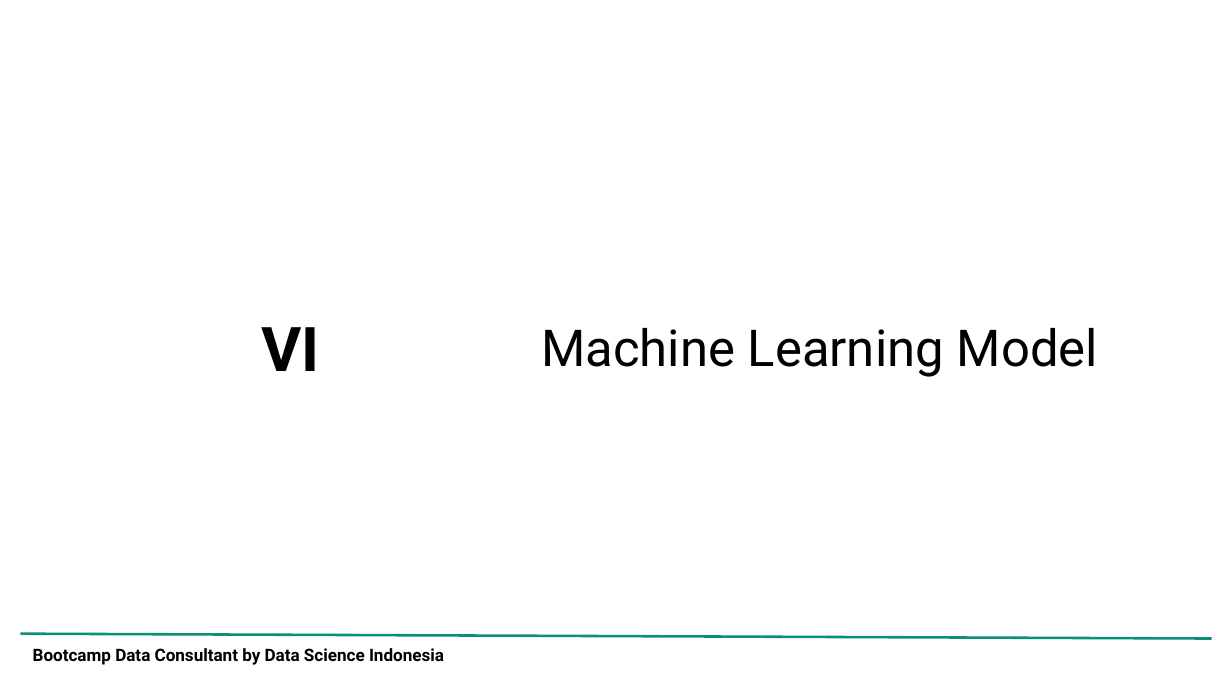
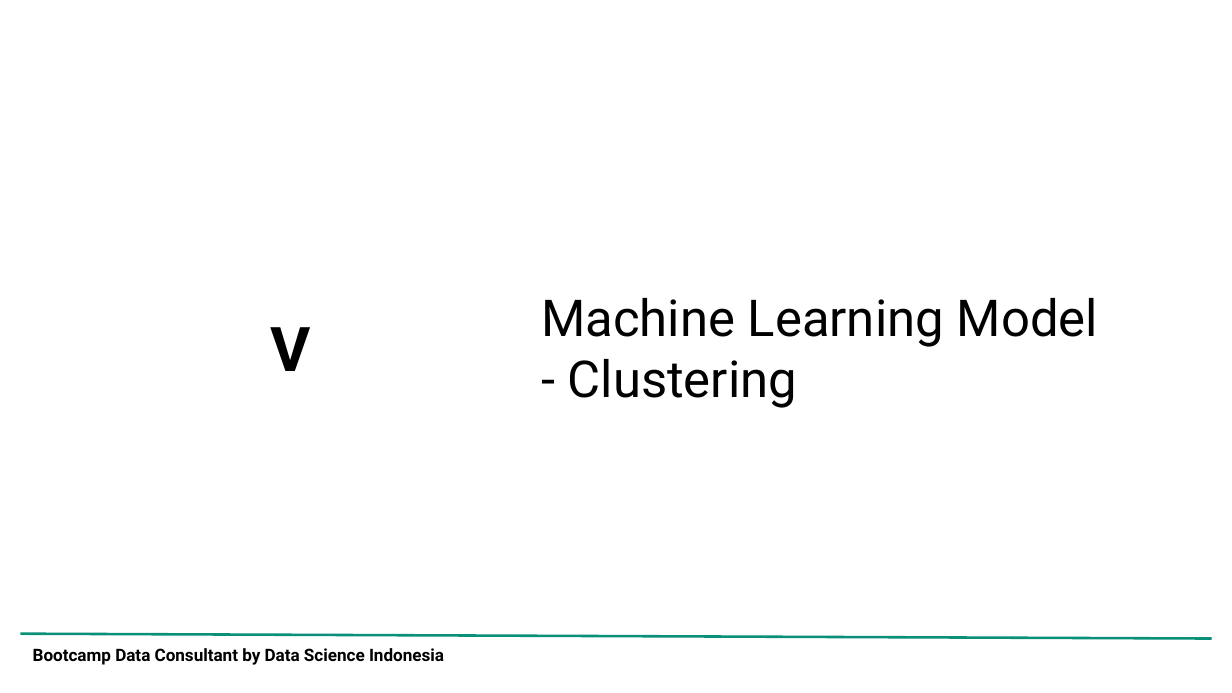
Before and after one commit to adrn-mm/DSLS_Mini-Project-DS_Adrian-Maulana-Muhammad, a slide deck: slide 27 of reports/Project Report_Mini Project DS_Adrian Maulana Muhammad.pptx (slide 11 before the commit). Drawn at 1232x693 pixels with LibreOffice and Linux fonts; fonts in the diff are those of the drawing; background and template pictures are left out. Boxes give left, top, right and bottom in pixels: in the first picture for what was removed or moved away, otherwise in the second. Text is boxed around its words. In the diff, an @@ line names an element or a change of style, - is before the commit and + after.

```diff
--- a/reports/Project Report_Mini Project DS_Adrian Maulana Muhammad.pptx
+++ b/reports/Project Report_Mini Project DS_Adrian Maulana Muhammad.pptx
@@ title at (541, 298, 1098, 408): text changed @@
-Machine Learning Model
+Machine Learning Model - Clustering
@@ title at (271, 327, 311, 371): text changed @@
-VI
+V
```
Also in this commit, not shown: 6 other slides changed, 34 slides added, 6 slides removed, 4 other files.
